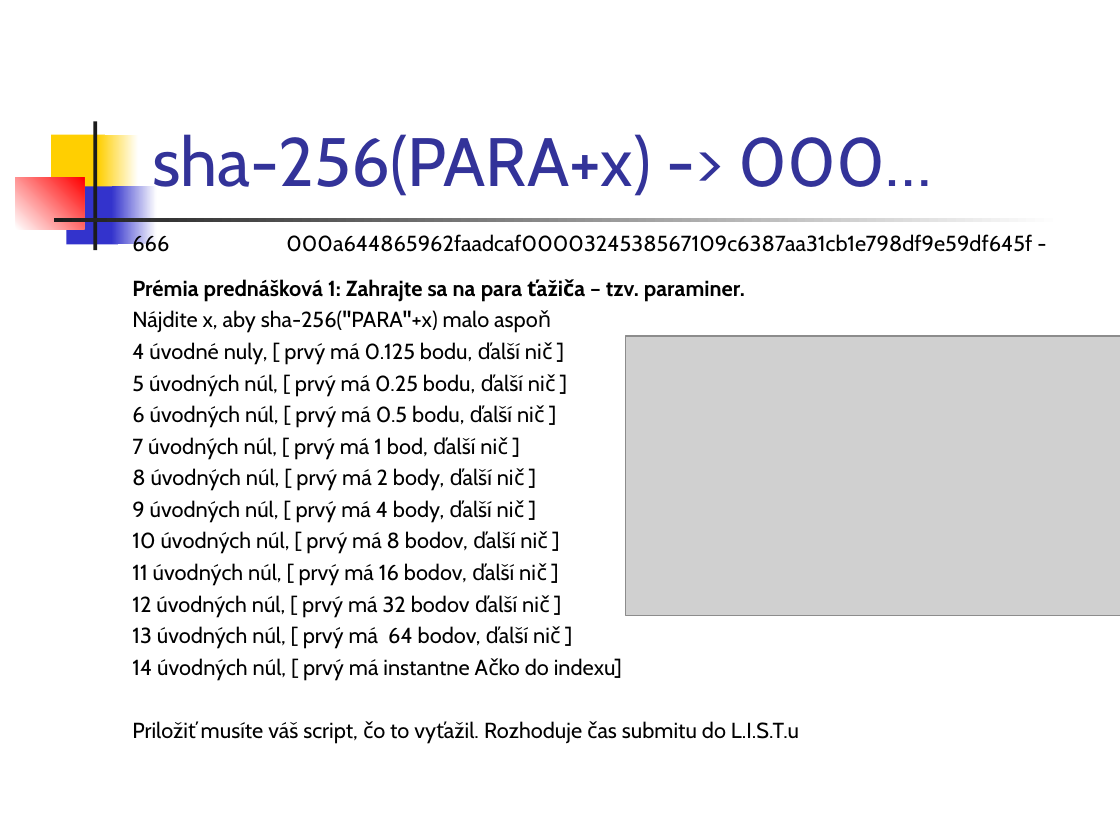
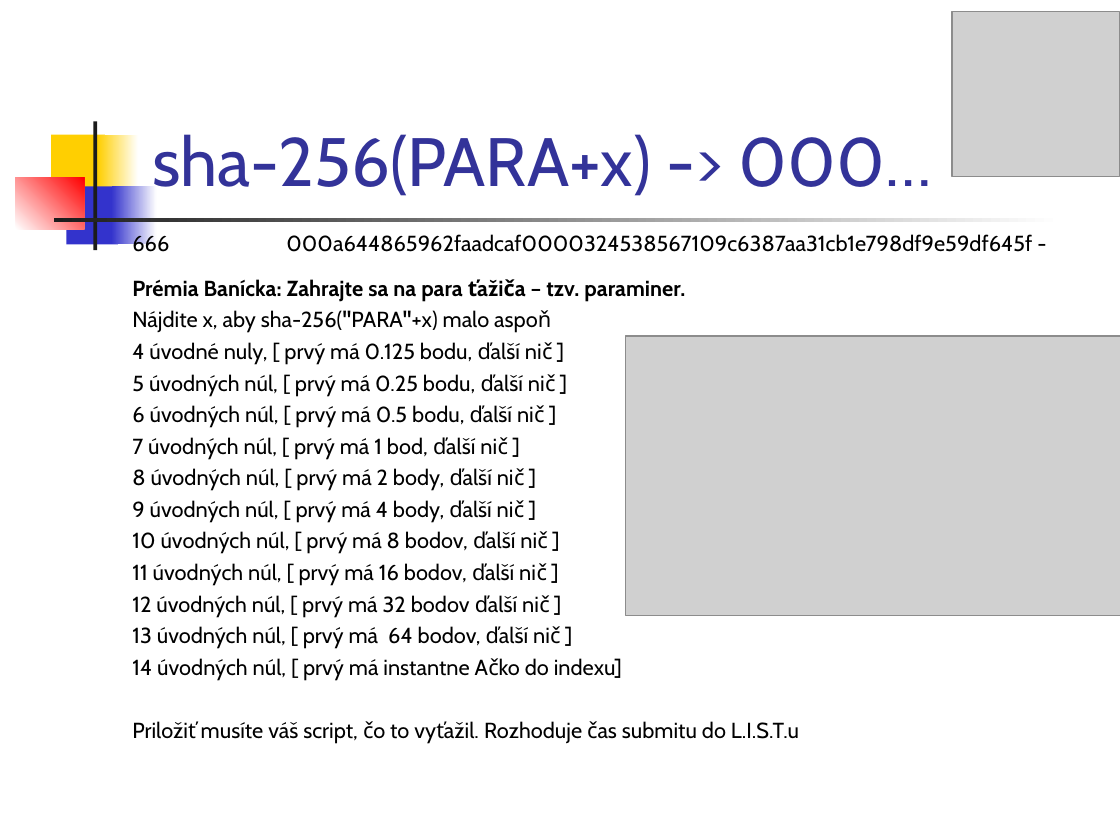
Before and after one commit to paradigmy/Prednasky, a slide deck: slide 22 of 05/go4.ppt. Drawn at 1120x840 pixels with LibreOffice and Linux fonts; fonts in the diff are those of the drawing; grey boxes stand for pictures. Boxes give left, top, right and bottom in pixels: in the first picture for what was removed or moved away, otherwise in the second. Text is boxed around its words. In the diff, an @@ line names an element or a change of style, - is before the commit and + after.

```diff
--- a/05/go4.ppt
+++ b/05/go4.ppt
@@ picture added at [952,12,1120,177] @@
@@ text at [132,279,685,301]: text changed @@
-Prémia prednášková 1: Zahrajte sa na para ťažiča – tzv. paraminer.
+Prémia Banícka: Zahrajte sa na para ťažiča – tzv. paraminer.
```
Also in this commit, not shown: 4 other slides changed, 1 slide added, 1 slide removed, 7 other files.
